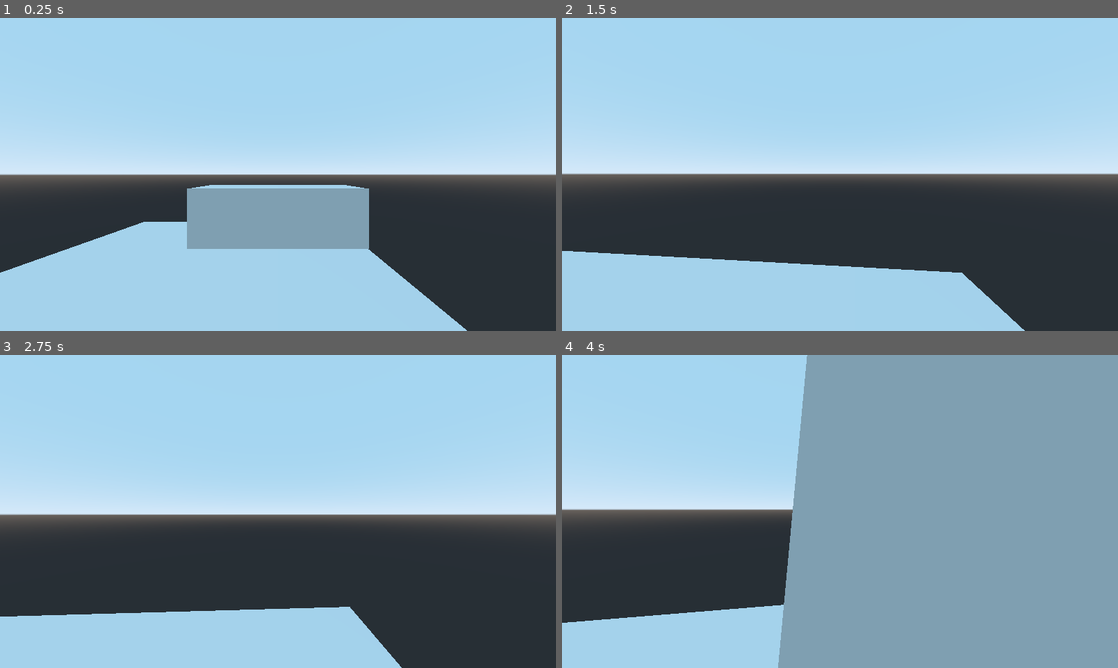
Above: before the commit, frames 1-4 (two rows, left to right).
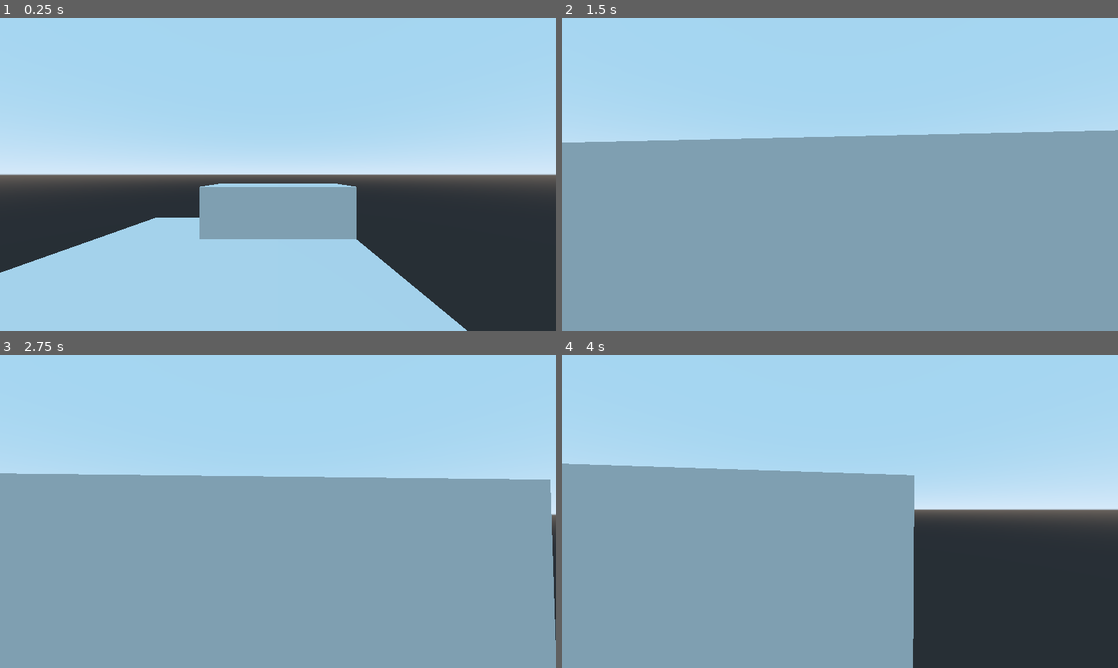
Above: after the commit, the same moments.

Repository: Anudin/Learn3D
Game: Godot game, scene res://main.tscn
Two runs of this game, one before a commit and one after it. Both use one fixed random seed, a clock stepped at 60 frames per second and the inputs below.
Inputs (mouse positions are in pixels of both pictures, inside the frame that each line leads up to):
- Up to frame 1 (0.25 s): no input
- Up to frame 2 (1.5 s): move the mouse to (867, 174) at 0.52 s; hold Shift (run) 0.53-1.28 s; hold W (move_forward) from 0.53 s (still down); move the mouse to (812, 174) at 1.27 s; tap Shift (run) at 1.35 s
- Up to frame 3 (2.75 s): keep holding W (move_forward); move the mouse to (289, 505) at 2.02 s; hold Shift (run) from 2.03 s (still down)
- Up to frame 4 (4 s): keep holding W (move_forward); move the mouse to (834, 517) at 2.77 s; release Shift (run) at 2.78 s; tap Shift (run) at 2.85 s; move the mouse to (878, 514) at 3.52 s; hold Shift (run) from 3.53 s (still down)

The runs differ from the first frame. In frame 1, 2.1% of the frame differs, in the area x 26-70%, y 52-80%; in frame 2, 62%; in frame 3, 61%; in frame 4, 70%, in the area x 0-100%, y 0-100%.

Commit message:
Reset player internal transform

Diff:
--- a/player/player.tscn
+++ b/player/player.tscn
@@ -14,6 +14,6 @@
 shape = SubResource( 1 )
 
 [node name="Camera" type="Camera" parent="."]
-transform = Transform( 1, 0, 0, 0, 1, 0, 0, 0, 1, 0, 1.8, -0.8 )
+transform = Transform( 1, 0, 0, 0, 1, 0, 0, 0, 1, 0, 1.8, 0 )
 current = true
 fov = 90.0
